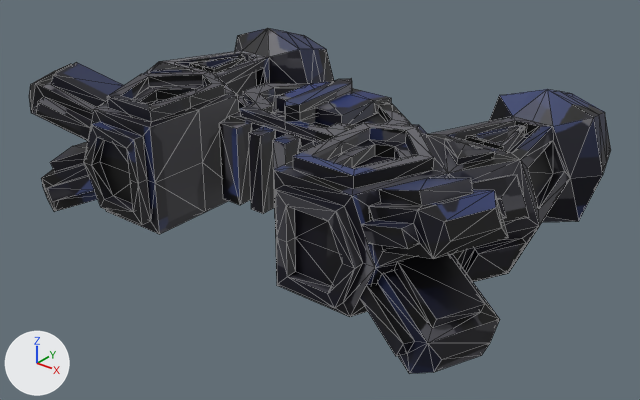
One commit to the OBJ model CSE125Group2Game/CSE125Group2Game/Assets/models/usership/blue/usership-blue.obj: the scene before it, then after it.
Rendered twice from a camera (50 mm lens) standing at (9.41, -9.43, 6.31) and looking at (0.28, 1.97, -0.76). Lighting does not change. The marker at lower left points along +X, +Y and +Z. Mesh edges are drawn as thin lines. Where no turn or scale is listed for an object, it has been applied to the vertices. Vertices at the same position are counted once.

The older version as bpy lines, for what is in view:
```python
me_spaceship_004_spaceship_mesh_004 = bpy.data.meshes.new('Spaceship.004_Spaceship-mesh.004')
me_spaceship_004_spaceship_mesh_004.from_pydata(...)  # 1030 vertices, 2001 faces, 6 loose edges; spans x -4.87..4.79, y -0.82..5.84, z -1.35..1.36
# faces by material slot: [1195, 786, 20]
me_spaceship_004_spaceship_mesh_004.materials.append(mat_cockpit_body)  # picture img_usership_uv_blue_png
me_spaceship_004_spaceship_mesh_004.materials.append(mat_wings)  # picture img_usership_uv_blue_png
me_spaceship_004_spaceship_mesh_004.materials.append(mat_headplate)  # picture img_usership_uv_blue_png
ob_spaceship_004_spaceship_mesh_004 = bpy.data.objects.new('Spaceship.004_Spaceship-mesh.004', me_spaceship_004_spaceship_mesh_004)
ob_spaceship_004_spaceship_mesh_004.location = (0.0, 0.0, 0.0)
```
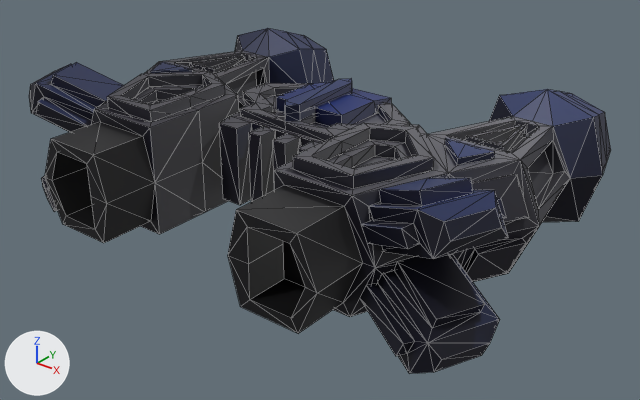
The change, as a diff of the scene's bpy script:
```diff
--- a/CSE125Group2Game/CSE125Group2Game/Assets/models/usership/blue/usership-blue.obj.py
+++ b/CSE125Group2Game/CSE125Group2Game/Assets/models/usership/blue/usership-blue.obj.py
@@ mat_black @@
+mat_black = principled_material('Black')
+mat_black.texture = img_usership_uv_blue_png
+mat_black.roughness = 0.526
@@ me_spaceship_004_spaceship_mesh_004 @@
 # used by ob_spaceship_004_spaceship_mesh_004; location = (0.0, 0.0, 0.0)
-me_spaceship_004_spaceship_mesh_004.from_pydata(...)  # 1030 vertices, 2001 faces, 6 loose edges; spans x -4.87..4.79, y -0.82..5.84, z -1.35..1.36
+me_spaceship_004_spaceship_mesh_004.from_pydata(...)  # 1037 vertices, 1984 faces, 4 loose edges; spans x -4.87..4.79, y -1.46..5.84, z -1.35..1.36
+# me_spaceship_004_spaceship_mesh_004 part 1
+# 16 vertices are removed from x -2.85..0.81, y -0.63..2.19, z -0.64..0.76
+# 39 faces are deleted
+# 2 loose edges are deleted
+# 7 vertices in x -3.07..-1.61, y -0.63, z -0.84..0.76 move by (0.0, -0.83, 0.0)
+# 17 vertices are added at x -2.85..-1.41, y -1.46..-0.43, z -0.64..0.76
+# 9 new faces join them, mat_cockpit_body (picture img_usership_uv_blue_png)
+# 21 new faces join them, mat_black (picture img_usership_uv_blue_png)
+# me_spaceship_004_spaceship_mesh_004 part 2
+# 12 vertices are removed from x 1.73..2.77, y -0.63..-0.43, z -0.64..0.56
+# 28 faces are deleted
+# 5 vertices in x 1.53..2.99, y -0.63, z -0.84..0.76 move by (0.0, -0.83, 0.0)
+# 2 vertices move from x 1.53, y -0.63..-0.43, z -0.04 to x 1.32, y -1.46..-0.43, z -0.04
+# 12 vertices are added at x 1.73..2.77, y -1.46..-0.63, z -0.64..0.56
+# 6 new vertices lie (0.0, 0.76, 0.0) away from vertices in x 1.73..2.77, y -1.46, z -0.64..0.56
+# 20 new faces join them, mat_black (picture img_usership_uv_blue_png)
+# me_spaceship_004_spaceship_mesh_004 part 3: 1806 kept faces spanning x -4.87..4.79, y -1.46..5.84, z -1.35..1.36 get new texture (UV) coordinates
 me_spaceship_004_spaceship_mesh_004.materials.append(mat_cockpit_body)
@@ me_spaceship_004_spaceship_mesh_004 @@
 me_spaceship_004_spaceship_mesh_004.materials.append(mat_headplate)
+me_spaceship_004_spaceship_mesh_004.materials.append(mat_black)  # picture img_usership_uv_blue_png
```

Pixel boxes [x1, y1, x2, y2] of what changed, in the pictures (640 x 400 px; the box of a moved part takes in the faces that stretch with it):
part 1 of me_spaceship_004_spaceship_mesh_004, moved or reshaped
    before: [84, 110, 205, 234]
    after: [45, 110, 205, 243]
part 2 of me_spaceship_004_spaceship_mesh_004, moved or reshaped
    before: [275, 185, 363, 308]
    after: [228, 185, 363, 334]
part 3 of me_spaceship_004_spaceship_mesh_004, surface changed
    both: [31, 28, 610, 373]
